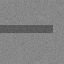
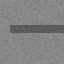
Comparing the layer stacks of the two 64x64 images. Changes:
added layer "Layer 8" above "Layer 7" over (0, 21, 64, 57)
